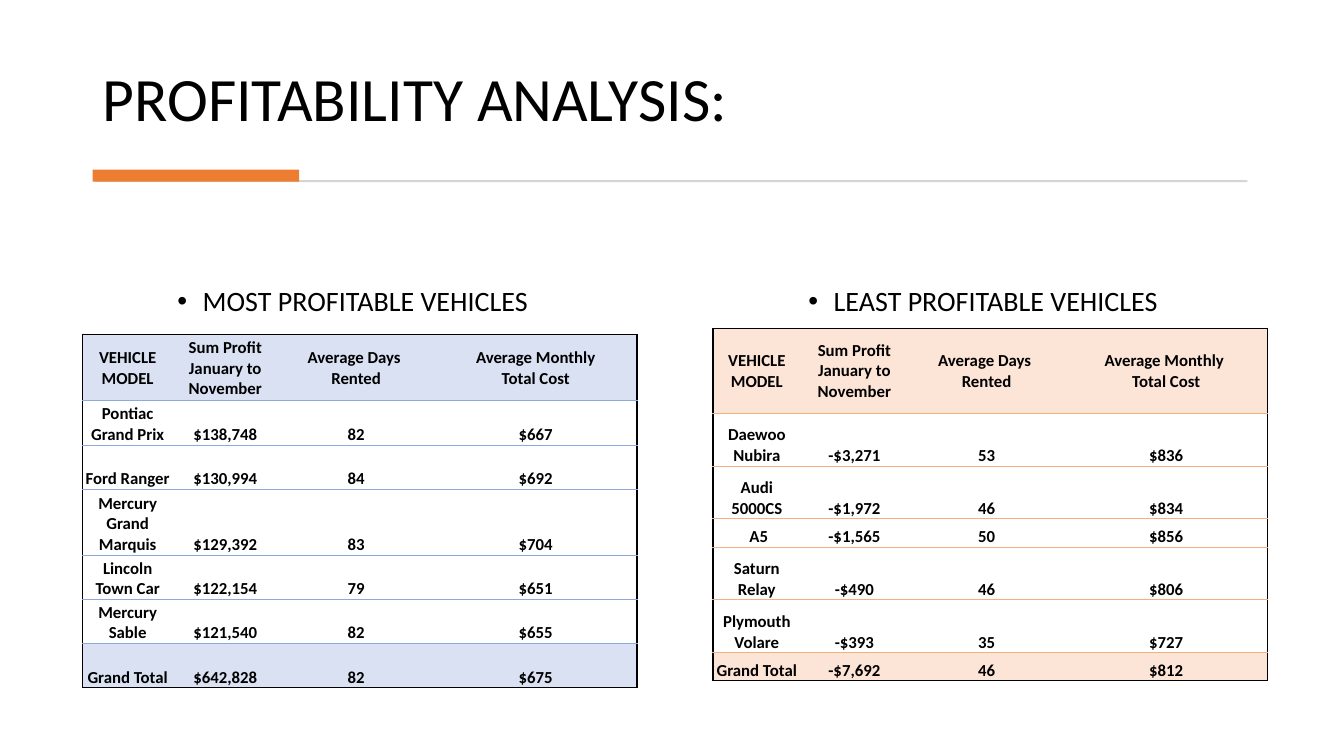
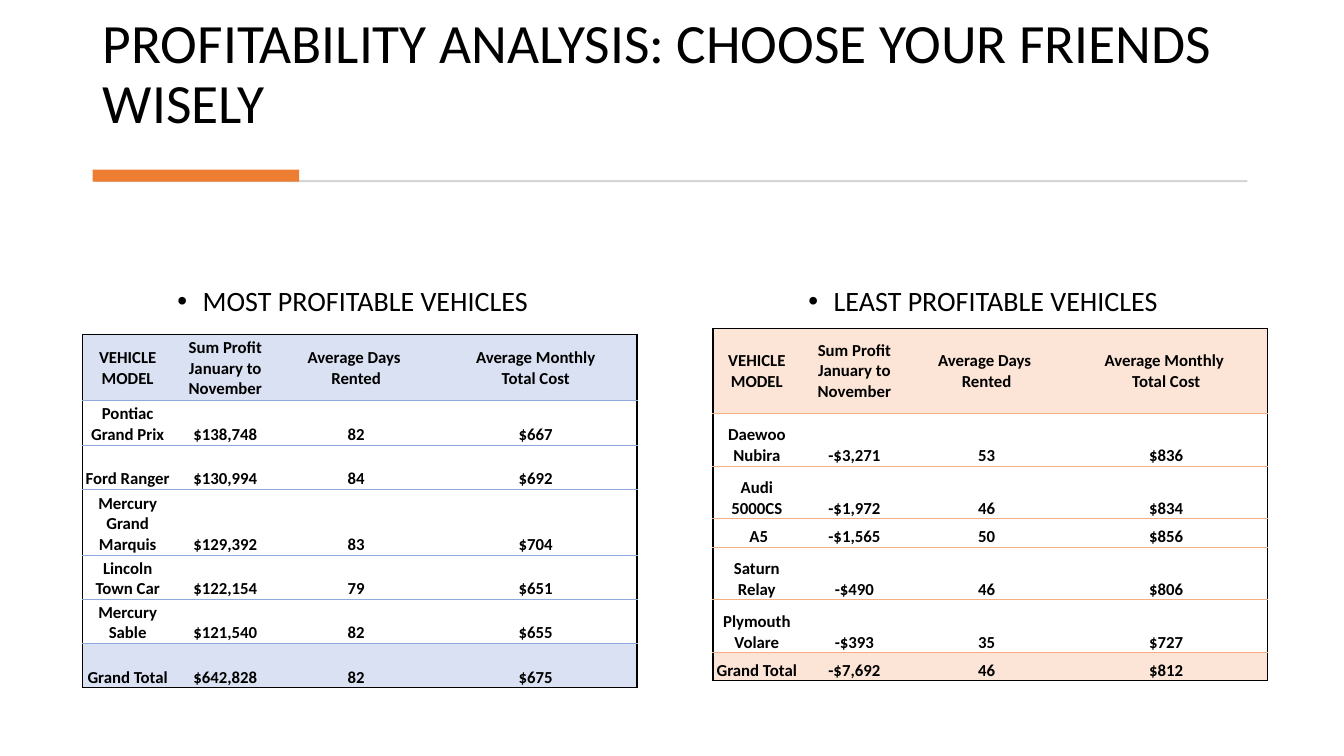
Before and after one commit to albaug/Lariat-car-rental, a slide deck: slide 4 of Lariat_rental.present version 2.pptx. Drawn at 1344x756 pixels with LibreOffice and Linux fonts; fonts in the diff are those of the drawing. Boxes give left, top, right and bottom in pixels: in the first picture for what was removed or moved away, otherwise in the second. Text is boxed around its words. In the diff, an @@ line names an element or a change of style, - is before the commit and + after.

```diff
--- a/Lariat_rental.present version 2.pptx
+++ b/Lariat_rental.present version 2.pptx
@@ title at [103, 27, 1211, 124]: text changed; size 44 to 39.6 pt @@
-PROFITABILITY ANALYSIS:
+PROFITABILITY ANALYSIS: CHOOSE YOUR FRIENDS WISELY
```
Also in this commit, not shown: 4 other slides changed.
